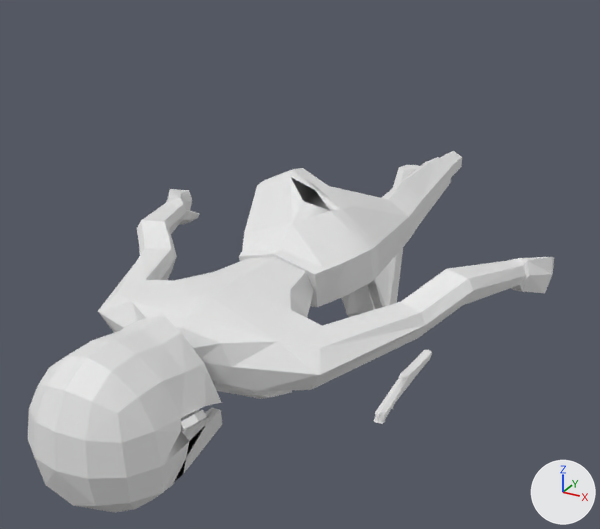
The OBJ model models/character/character0001.obj as it was, and as the next commit left it.
Both versions are drawn from a 50 mm camera at (5.96, -20.17, 5.6) aimed at (-0.83, -7.83, -0.57). Every picture has the same lights, and +X, +Y and +Z are marked at lower right. The first picture is the older version. Where no turn or scale is listed for an object, it has been applied to the vertices. Vertices at exactly the same position are counted once.

Names of what the first picture shows: 'body', 'hair5', 'pants', 'shirt1', 'shoes'.
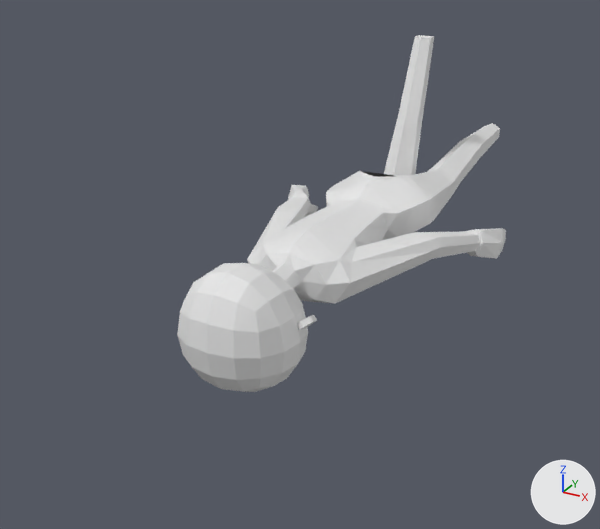
Where the change shows, as pixel boxes [x1, y1, x2, y2] in the pictures (600 x 529 px; the box of a moved part takes in the faces that stretch with it):
'body', reshaped
    before: [98, 151, 554, 490]
    after: [177, 35, 506, 392]
'hair5', deleted
    before: [28, 316, 222, 512]
'pants', deleted
    before: [239, 157, 451, 309]
'shoes', deleted
    before: [374, 350, 432, 424]
'shirt1', deleted
    before: [212, 381, 292, 399]
part 1 of me_body, moved or reshaped (mostly hidden before)
    before: [166, 409, 199, 490]
    after: [177, 263, 308, 392]
part 2 of me_body, moved or reshaped
    before: [181, 410, 206, 431]
    after: [297, 315, 317, 330]
part 3 of me_body, moved or reshaped
    before: [98, 151, 554, 391]
    after: [247, 35, 506, 304]

What the commit changed:
me_body is used by ob_body; location (0.0, 0.0, 0.0).
me_body had 416 vertices, 819 faces and spanned x -3.64..3.71, y -14.83..-3.1, z -3.01..1.46.
me_body now has 416 vertices, 819 faces and spans x -2.34..2.3, y -12.01..-0.37, z -1.26..2.97.
me_body part 1: the loose piece of 99 vertices spanning x -0.91..0.91, y -14.83..-12.67, z -1.26..0.86 is moved by (0.0, 2.82, 0.0).
me_body part 2: the loose piece of 12 vertices spanning x 0.7..1.04, y -13.84..-13.33, z -0.18..0.16 is moved by (0.0, 2.82, 0.0).
me_body part 3: 293 of 416 vertices moved; they spanned x -3.64..3.71, y -13.29..-3.1, z -3.01..1.46 and now span x -2.34..2.3, y -10.47..-0.37, z -0.88..2.97; mean shift (-0.01, 2.49, 0.01); largest move (-2.96, -8.43, 0.44) -> (-1.66, -5.97, 0.03).
Other edits to the shape of me_body do not show in these pictures.
Object 'hair5' (ob_hair5) is deleted.
Object 'pants' (ob_pants) is deleted.
Object 'shirt1' (ob_shirt1) is deleted.
Object 'shoes' (ob_shoes) is deleted.
